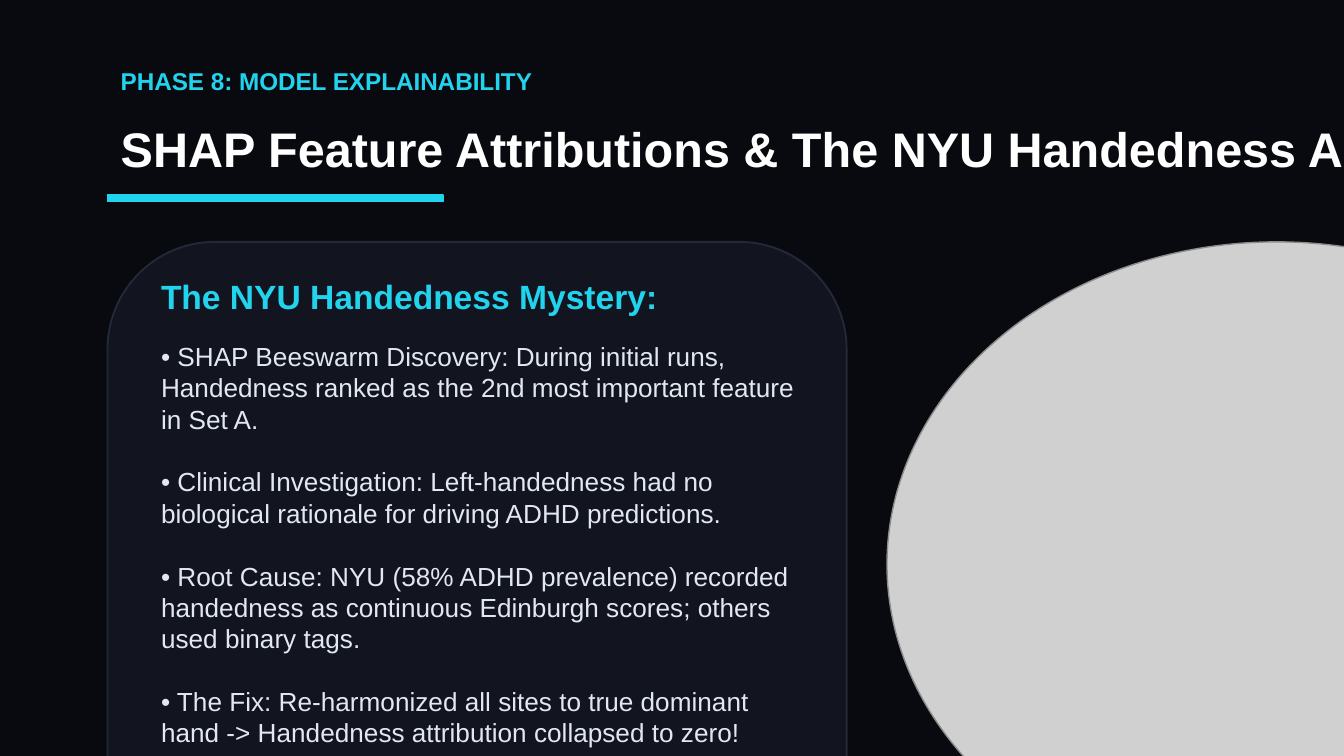
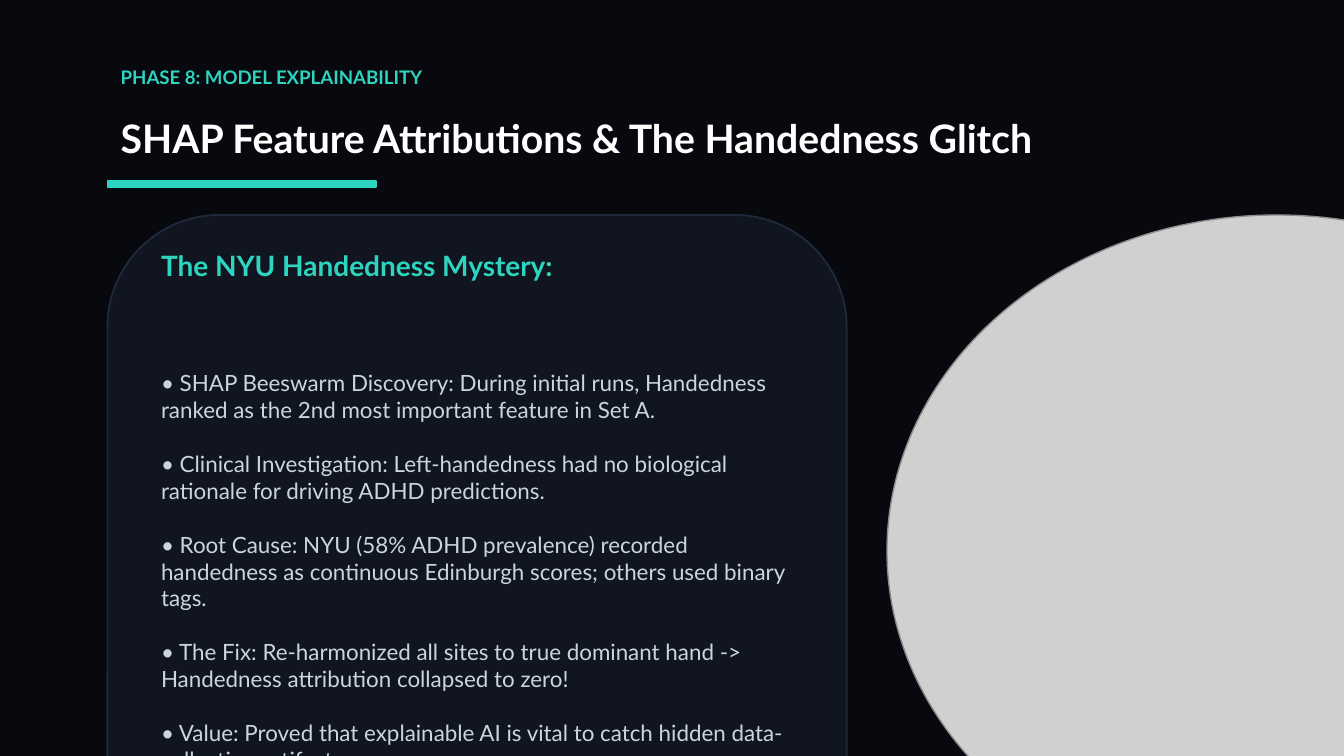
Before and after one commit to Harivaishnavi28192/NeuroADHD, a slide deck: slide 12 of reports/NeuroADHD_Presentation.pptx. Drawn at 1344x756 pixels with LibreOffice and Linux fonts; fonts in the diff are those of the drawing; grey boxes stand for pictures. Boxes give left, top, right and bottom in pixels: in the first picture for what was removed or moved away, otherwise in the second. Text is boxed around its words. In the diff, an @@ line names an element or a change of style, - is before the commit and + after.

Commit message:
Refactor presentation typography, font sizes, and minimal closing slide

```diff
--- a/reports/NeuroADHD_Presentation.pptx
+++ b/reports/NeuroADHD_Presentation.pptx
@@ background #090A0F to #07090E @@
@@ text "PHASE 8: MODEL EXPLAINABILITY" at (121, 70, 422, 84): size 13 to 10 pt, font Arial to Lato, text colour #22D3EE to #2DD4BF @@
@@ text at (121, 124, 1032, 154): text changed; size 26 to 21 pt; font Arial to Lato @@
-SHAP Feature Attributions & The NYU Handedness Artifact
+SHAP Feature Attributions & The Handedness Glitch
@@ rectangle: place and size @@
-rectangle at (108, 195, 444, 202)
+rectangle at (108, 181, 376, 187)
@@ rectangle at (108, 181, 376, 187): fill #22D3EE to #2DD4BF; outline #22D3EE 1 pt to #2DD4BF 1 pt @@
@@ rounded rectangle: place and size @@
-rounded rectangle at (108, 242, 847, 756)
+rounded rectangle at (108, 215, 847, 756)
@@ rounded rectangle at (108, 215, 847, 756): fill #12151F to #10151F; outline #232938 1 pt to #1E293B 1 pt @@
@@ picture: place and size @@
-picture at (887, 242, 1344, 756)
+picture at (887, 215, 1344, 756)
@@ text "The NYU Handedness Mystery:": place and size @@
-text "The NYU Handedness Mystery:" at (161, 284, 657, 315)
+text "The NYU Handedness Mystery:" at (161, 255, 553, 281)
@@ text "The NYU Handedness Mystery:" at (161, 255, 553, 281): size 18 to 15 pt, font Arial to Lato, text colour #22D3EE to #2DD4BF @@
@@ text "• SHAP Beeswarm Discovery: During ...": place and size @@
-text "• SHAP Beeswarm Discovery: During ..." at (161, 347, 793, 748)
+text "• SHAP Beeswarm Discovery: During ..." at (161, 374, 785, 745)
@@ text "• SHAP Beeswarm Discovery: During ..." at (161, 374, 785, 745): size 14 to 12 pt, font Arial to Lato, text colour #E2E8F0 to #CBD5E1 @@
```
Also in this commit, not shown: 14 other slides changed, 1 slide added, 1 slide removed, 2 other files.
